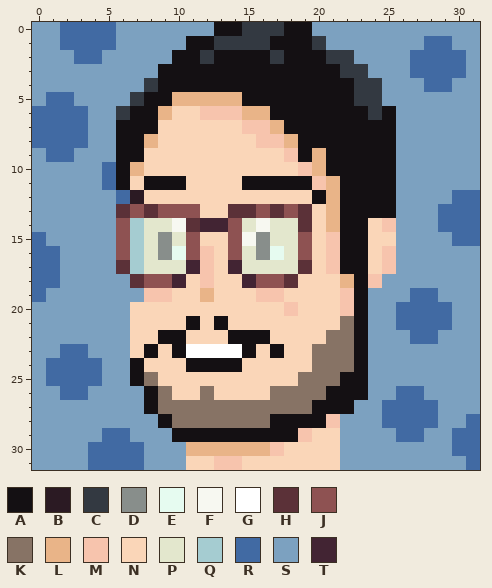
Pixel-art file -- Instagram/PixelPortrait.aseprite. The first picture shows the starting point.
32x32 pixels, 1 frame.
Visible layers, top first: "Group 1/Glasses", "Group 1/Face", "Group 1/Piel", "Group 1/Cuello]", "Layer 1".
Palette (. is transparent): A #141013  B #2b1a23  C #333941  D #888e8b  E #e6fbf0  F #f7f8f1  G #ffffff  H #5b3138  J #8e5252  K #877365  L #e9b488  M #f7c4ad  N #fad6b8  P #e3e7cd  Q #a5ccd1  R #416aa3  S #7ca1c0  T #422433
Pixels before, first column x 0:
 0 SSRRRRSSSSSSSAACCCAASSSSSSSSSSSS
 1 SSRRRRSSSSSAACCCCAAACSSSSSSSRRSS
 2 SSSRRSSSSSAACAAAACAAACCSSSSRRRRS
 3 SSSSSSSSSAAAAAAAAAAAAACCSSSRRRRS
 4 SSSSSSSSCAAAAAAAAAAAAAACCSSSRRSS
 5 SRRSSSSCAALLLLLAAAAAAAACCSSSSSSS
 6 RRRRSSCAALNNMMMLLAAAAAAACASSSSSS
 7 RRRRSSAAANNNNNNMMLAAAAAAAASSSSSS
 8 RRRRSSAALNNNNNNNMMLAAAAAAASSSSSS
 9 SRRSSSAANNNNNNNNNNMALAAAAASSSSSS
10 SSSSSRALNNNNNNNNNNNMLAAAAASSSSSS
11 SSSSSRANAAANNNNAAAAAMLAAAASSSSSS
12 SSSSSSRBNNNNNNNNNNNNALAAAASSSSRR
13 SSSSSSHJHJJJNNHHJHJHNLAAAASSSRRR
14 SSSSSSJQPPFHTTJPFPPHNLAANMSSSRRR
15 RSSSSSJQPDPJNNJFDPPJNMAANNSSSSRR
16 RRSSSSJQPDEJMNJPDEPJNMAANMSSSSSS
17 RRSSSSHQPPPTMNTPPPPHNMAANMSSSSSS
18 RRSSSSSHJJTNMNNTJJHNNNLAMSSSSSSS
19 RSSSSSSSMMNNLNNNMMNNNNMASSSRRSSS
20 SSSSSSSNNNNNNNNNNNMNNNMASSRRRRSS
21 SSSSSSSNNNNANANNNNNNNNKASSRRRRSS
22 SSSSSSSNNAANNNAAANNNNKKASSSRRSSS
23 SSRRSSSNANAGGGGANANNKKKASSSSSSSS
24 SRRRRSSANNNAAAANNNNNKKKASSSSSSSS
25 SRRRRSSAKNNNNNNNNNNKKKAASSSSSSSS
26 SSRRSSSSAKNNKNNNNKKKKAAASSRRSSSS
27 SSSSSSSSAKKKKKKKKKKKAAASSRRRRSSS
28 SSSSSSSSSAKKKKKKKAAAAMSSSRRRRSSR
29 SSSSSRRSSSAAAAAAAAAMNNSSSSRRSSRR
30 SSSSRRRRSSSLLLLLLMNNNNSSSSSSSSRR
31 SSSSRRRRSSSNNMMNNNNNNNSSSSSSSSSR
After:
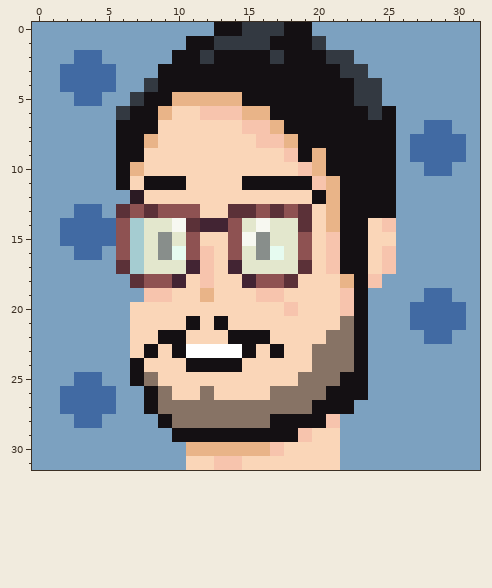
Diff:
layer "Layer 2" added
Layers "Layer 2", "Layer 1":
Colour S gives way to colour R in rows 3 to 4 at x 2 to 5; in row 5 at x 3 to 4; in row 7 at x 28 to 29; in rows 8 to 9 at x 27 to 30; in row 10 at x 28 to 29; in row 13 at x 3 to 4.
Colour S gives way to colour R in rows 14 to 15 at x 2 to 5; in row 16 at x 3 to 4; in row 19 at x 29; in rows 20 to 21 at x 30; in row 22 at x 29; in row 26 at x 4 to 5.
Colour S gives way to colour R in row 27 at x 2 to 5; in row 28 at x 3 to 4.
Colour R gives way to colour S in row 0 at x 2 to 5; in row 1 at x 2 to 5 and 28 to 29; in rows 2 to 3 at x 27 to 30; in row 4 at x 28 to 29; in row 5 at x 1 to 2; in rows 6 to 8 at x 0 to 3.
Colour R gives way to colour S in row 9 at x 1 to 2; in rows 10 to 11 at x 5; in row 12 at x 6 and 30 to 31; in rows 13 to 14 at x 29 to 31; in row 15 at x 0 and 30 to 31; in rows 16 to 18 at x 0 to 1.
Colour R gives way to colour S in row 19 at x 0 and 27; in rows 20 to 21 at x 26; in row 22 at x 27; in row 23 at x 2 to 3; in row 24 at x 1 to 4; in row 25 at x 1 to 2.
Colour R gives way to colour S in row 26 at x 26 to 27; in row 27 at x 25 to 28; in row 28 at x 25 to 28 and 31; in row 29 at x 5 to 6, 26 to 27 and 30 to 31; in row 30 at x 4 to 7 and 30 to 31; in row 31 at x 4 to 7 and 31.
